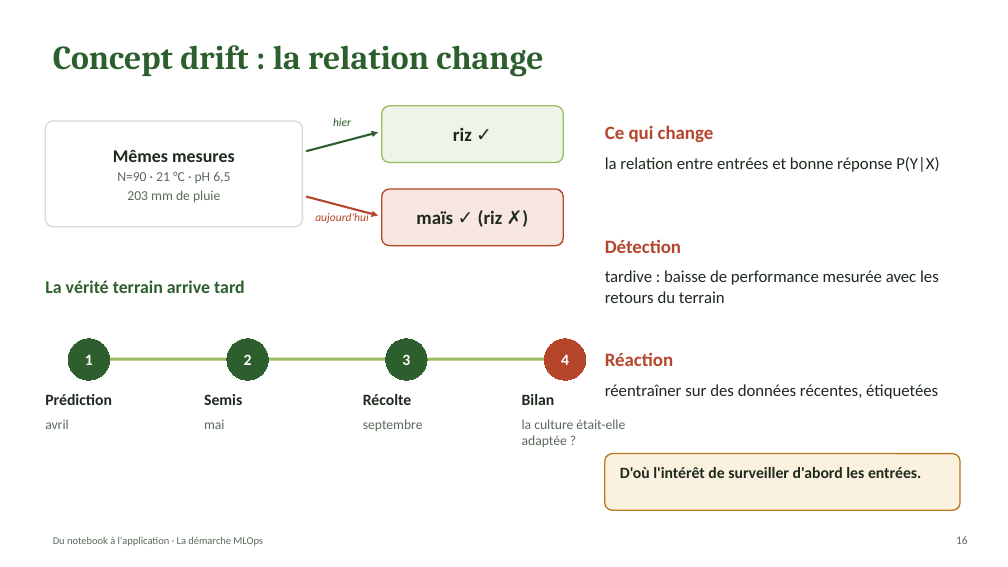
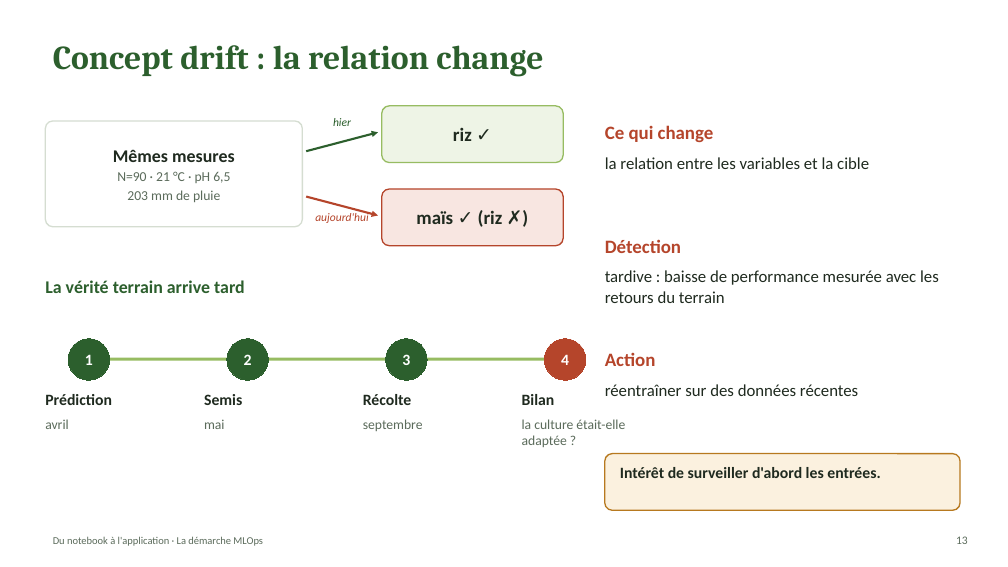
Before and after one commit to webew/crop_recommendation_tp, a slide deck: slide 13 of docs/support/seance1_demarche_mlops.pptx (slide 16 before the commit). Drawn at 1008x567 pixels with LibreOffice and Linux fonts; fonts in the diff are those of the drawing. Boxes give left, top, right and bottom in pixels: in the first picture for what was removed or moved away, otherwise in the second. Text is boxed around its words. In the diff, an @@ line names an element or a change of style, - is before the commit and + after.

```diff
--- a/docs/support/seance1_demarche_mlops.pptx
+++ b/docs/support/seance1_demarche_mlops.pptx
@@ text at [605,157,869,169]: text changed @@
-la relation entre entrées et bonne réponse P(Y|X)
+la relation entre les variables et la cible
@@ text at [605,352,656,366]: text changed @@
-Réaction
+Action
@@ text at [605,384,858,396]: text changed @@
-réentraîner sur des données récentes, étiquetées
+réentraîner sur des données récentes
@@ text at [620,467,880,478]: text changed @@
-D'où l'intérêt de surveiller d'abord les entrées.
+Intérêt de surveiller d'abord les entrées.
@@ page number at [956,536,968,544]: text changed @@
-16
+13
```
Also in this commit, not shown: 14 other slides changed, 3 slides removed, 1 other file.
